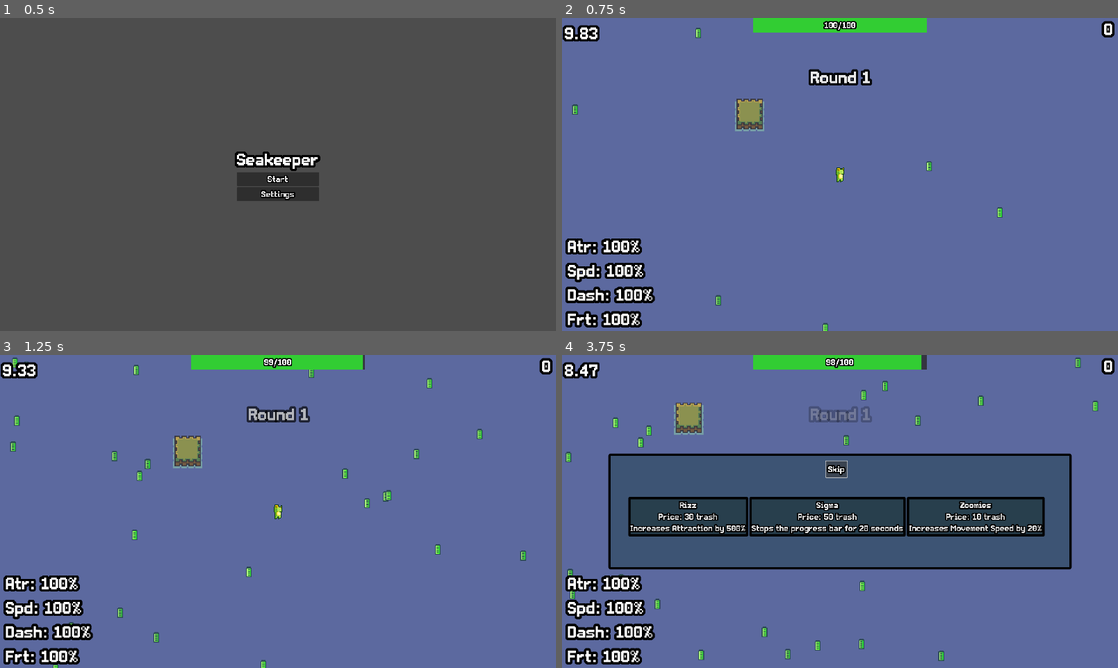
Above: before the commit, frames 1-4 (two rows, left to right).
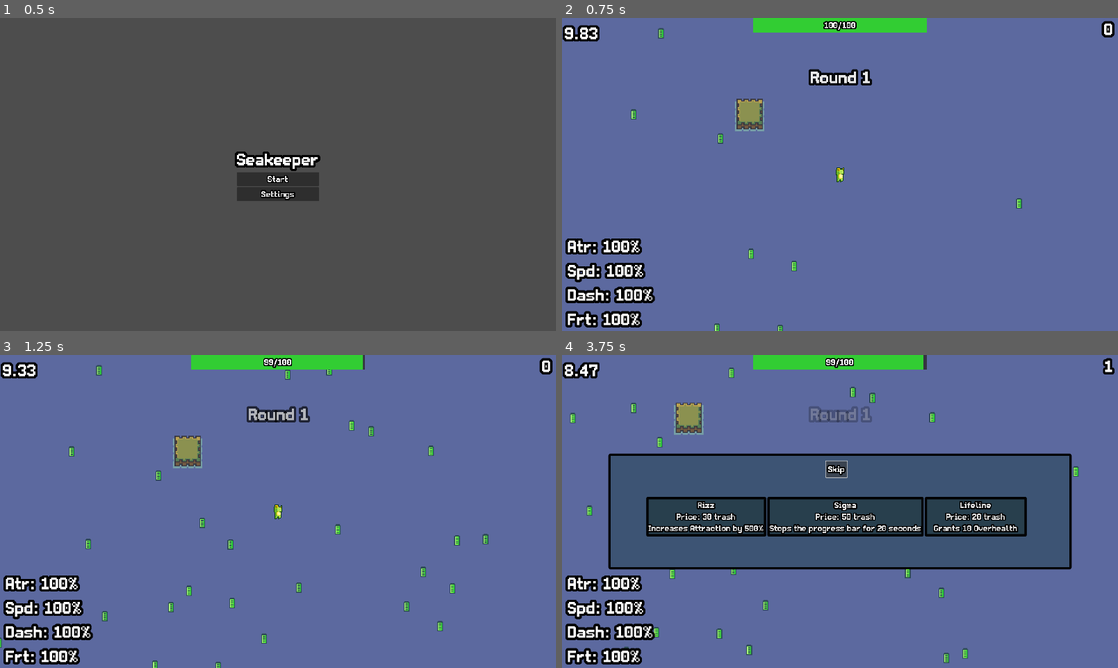
Above: after the commit, the same moments.

Repository: Snabes06/seakeeper
Game: Godot game, scene res://Scenes/StartMenu.tscn
Same seed, same stepped clock (60 frames per second), same inputs: the game is played once before the commit and once after it.
Inputs:
- Up to frame 1 (0.5 s): no input
- Up to frame 2 (0.75 s): click "Start" at 0.5 s
- Up to frame 3 (1.25 s): no input
- Up to frame 4 (3.75 s): hold D (move_right) 1.28-2.03 s; tap Shift (dash) at 1.35, 2.3 s; tap I (open_shop) at 1.52, 1.55, 1.82, 2.1, 2.27, 2.57 s; hold S (move_down) 2.03-2.75 s; click "Skip" at 2.75 s; click "Skip" at 3.5 s

Frame 1 is identical in both runs. In frame 2, 0.4% of the frame differs, in the area x 1-83%, y 3-100%; in frame 3, 1.6%; in frame 4, 4.5%, in the area x 0-100%, y 0-99%.

Commit message:
Some last minute changes
* Made the code more conseqent
* Added rounds (currently the dont change the game in any way, they just exist)

Diff:
--- a/Scenes/Main.tscn
+++ b/Scenes/Main.tscn
@@ -6,7 +6,6 @@
 [ext_resource type="PackedScene" uid="uid://dm6005n22cblh" path="res://Scenes/hud.tscn" id="3_uxkot"]
 [ext_resource type="PackedScene" uid="uid://bcvxigmtrshdr" path="res://Scenes/Item_Spawner.tscn" id="6_ofgik"]
 [ext_resource type="Texture2D" uid="uid://bh4f88olrqwb5" path="res://Resources/forest_/forest_.png" id="7_0hthw"]
-[ext_resource type="PackedScene" uid="uid://dafsvfqkt7vk0" path="res://Scenes/TrashDisposal.tscn" id="7_jw32o"]
 
 [sub_resource type="TileSetAtlasSource" id="TileSetAtlasSource_miwhr"]
 texture = ExtResource("7_0hthw")
@@ -135,6 +134,7 @@
 script = ExtResource("1_oaoul")
 
 [node name="Player" parent="." instance=ExtResource("1_a47ux")]
+HP = 110
 
 [node name="Camera2D" type="Camera2D" parent="Player"]
 zoom = Vector2(3, 3)
@@ -159,10 +159,6 @@
 tile_map_data = PackedByteArray("AADm/xMAAAAHAAYAAADn/xMAAAAHAAYAAADo/xMAAAAHAAYAAADp/xMAAAAHAAYAAADq/xMAAAAHAAYAAADr/x …(2800 unchanged characters)…
 tile_set = SubResource("TileSet_0ohxc")
 
-[node name="TrashDisposal" parent="." instance=ExtResource("7_jw32o")]
-visible = false
-position = Vector2(-104, -74)
-
 [connection signal="addstats" from="Player/Camera2D/HUD" to="Player" method="_update_multipliers"]
 [connection signal="remove" from="Player/Camera2D/HUD" to="Player" method="_remove"]
 
--- a/Scenes/TrashDisposal.tscn
+++ b/Scenes/TrashDisposal.tscn
@@ -1,7 +1,22 @@
-[gd_scene load_steps=4 format=3 uid="uid://dafsvfqkt7vk0"]
+[gd_scene load_steps=4 format=3 uid="uid://4guvfmsvspaf"]
 
 [ext_resource type="Texture2D" uid="uid://cyvcy52uvu4ij" path="res://Resources/v1.2/Icons/Trashbin.png" id="1_g5ns2"]
-[ext_resource type="Script" uid="uid://tmffy25fj5ll" path="res://Scripts/trash_disposal.gd" id="2_8qsia"]
+
+[sub_resource type="GDScript" id="GDScript_g5ns2"]
+script/source = "extends Sprite2D
+
+
+var tossed = false
+
+
+
+@onready var count = $Count
+
+
+func _on_body_entered(body: Node2D) -> void:
+	if body is CharacterBody2D and not tossed:
+		count.text = str(1)
+"
 
 [sub_resource type="CircleShape2D" id="CircleShape2D_g5ns2"]
 
@@ -9,7 +24,7 @@
 position = Vector2(-1.3113e-06, 0)
 texture = ExtResource("1_g5ns2")
 offset = Vector2(0.5, -0.5)
-script = ExtResource("2_8qsia")
+script = SubResource("GDScript_g5ns2")
 
 [node name="DumpTrash" type="Area2D" parent="."]
 
--- a/Scenes/hud.tscn
+++ b/Scenes/hud.tscn
@@ -4,10 +4,10 @@
 [ext_resource type="FontFile" uid="uid://doy0vj2q67a4" path="res://Resources/retro-pixel-thick.otf" id="2_gj7im"]
 [ext_resource type="Texture2D" uid="uid://bh4f88olrqwb5" path="res://Resources/forest_/forest_.png" id="3_eaat0"]
 [ext_resource type="Texture2D" uid="uid://c8ofd60y2x7uk" path="res://Resources/ProgressColor.jpg" id="4_u75k8"]
-[ext_resource type="Script" uid="uid://06tvkthqln85" path="res://Scenes/game_over.gd" id="5_43w4t"]
+[ext_resource type="Script" uid="uid://06tvkthqln85" path="res://Scripts/game_over.gd" id="5_43w4t"]
 [ext_resource type="Script" uid="uid://t5mi6mgb6m57" path="res://Scripts/shop.gd" id="5_hkhr5"]
 [ext_resource type="Texture2D" uid="uid://0w3e25wpiwg4" path="res://Resources/OverlifeColor.png" id="6_36knk"]
-[ext_resource type="Script" uid="uid://biopryr451mj7" path="res://Scenes/rounds.gd" id="7_8jye8"]
+[ext_resource type="Script" uid="uid://biopryr451mj7" path="res://Scripts/rounds.gd" id="7_8jye8"]
 
 [sub_resource type="AtlasTexture" id="AtlasTexture_f43u2"]
 atlas = ExtResource("3_eaat0")
--- a/Scripts/Trash.gd
+++ b/Scripts/Trash.gd
@@ -14,16 +14,16 @@
 func _on_area_2d_body_entered(body: Node2D) -> void:
 	if body.name == "PickupArea" and not collected:
 		body.get_parent().on_trash_collected() # +1 trash
-		_collect_trash(body)
+		collectTrash(body)
 
 # Counts the trash as collected, plays a pickup effect and removes the node from scene tree
-func _collect_trash(body: Node2D):
+func collectTrash(body: Node2D):
 	# Mark as collected to prevent multiple pickups
 	collected = true
 	collision_shape.set_deferred("disabled", true)  # Disable further collisions
-	_add_effects(body)
+	addEffects(body)
 
-func _add_effects(body: Node2D) -> void:
+func addEffects(body: Node2D) -> void:
 	var shrink = create_tween()
 	shrink.tween_property(self, "scale", Vector2(0, 0), 0.2) # Shrink
 	shrink.tween_callback(Callable(self, "queue_free")) # Remove node
--- a/Scripts/hud.gd
+++ b/Scripts/hud.gd
@@ -37,30 +37,30 @@
 # also resulting in the end of the game.
 func _process(delta: float) -> void:
 	current_hp.text = str(roundi(health.value + overlife.value)) + "/" + str(roundi(health.max_value + overlife.max_value))
-	_decay_overlife(delta)
+	decayOverlife(delta)
 	if overlife.value > 0:
-		_remove_from_overlife(delta)
+		removeFromOverlife(delta)
 	else:
-		_remove_from_health(delta)
+		removeFromHealth(delta)
 	if health.value <= 0:
-		_end_game()
+		endGame()
 
 # removes health from player
-func _remove_from_health(delta: float) -> void:
+func removeFromHealth(delta: float) -> void:
 	timer -= delta
 	if timer <= 0:
 		health.value -= damage_x
 		timer = 0.5
 
 # removes overlife health from player *is prioritized so that it is removed first
-func _remove_from_overlife(delta: float) -> void:
+func removeFromOverlife(delta: float) -> void:
 	timer -= delta
 	if timer <= 0:
 		overlife.value -= damage_x
 		timer = 0.5
 
 # decays 1 hp max overlife every 3 seconds
-func _decay_overlife(delta: float) -> void:
+func decayOverlife(delta: float) -> void:
 	decay -= delta
 	if decay <= 0:
 		if overlife.max_value > 0:
@@ -69,14 +69,14 @@
 		decay = 3
 
 # adds player health when picking up trash, will likely be replaced by different system in future updates.
-func update_health() -> void:
+func updateHealth() -> void:
 	if health.value == 100:
 		overlife.value += 1
 	else:
 		health.value += 1
 
 # ends game
-func _end_game() -> void:
+func endGame() -> void:
 	gameover.show() # changes the visibilty of the gameover text to true.
 	get_tree().paused = true # pauses the scenetree.
 
--- a/Scripts/item_spawner.gd
+++ b/Scripts/item_spawner.gd
@@ -11,15 +11,15 @@
 func _ready():
 	randomize()
 
-func spawn_item():
+func spawnItem():
 	if trash_container.get_child_count() >= max_trash:
 		spawn_timer.stop()
 		return
 	var instance = trash_scene.instantiate()  # Instance a piece of trash.
-	instance.global_position = get_random_screen_position()  # Position randomly on the screen.
+	instance.global_position = getRandomScreenPosition()  # Position randomly on the screen.
 	trash_container.add_child(instance) # Adds the node to the scene tree.
 
-func get_random_screen_position() -> Vector2:
+func getRandomScreenPosition() -> Vector2:
 	var x = randf_range(-370, 370) # selects a random x cordinate on screen.
 	var y = randf_range(-250, 250) # selects a random y cordinate on screen.
 	return Vector2(x, y) # returns both x and y as a coordinate/vector.
--- a/Scripts/main.gd
+++ b/Scripts/main.gd
@@ -6,4 +6,4 @@
 func _process(delta: float) -> void:
 	if Input.is_action_just_pressed("escape"):
 		get_tree().change_scene_to_file("res://Scenes/StartMenu.tscn")
-	spawner.spawn_item()
+	spawner.spawnItem()
--- a/Scripts/player.gd
+++ b/Scripts/player.gd
@@ -9,10 +9,10 @@
 @export var DASH_COOLDOWN = 0.5 ## Player dash cooldown
 
 # Multipliers
-var SPEED_MULTI = 1
-var RANGE_MULTI = 1
-var DASH_COOLDOWN_REDUCTION_MULTI = 1
-var TRASH_MULTI = 1
+var speed_multi = 1
+var range_multi = 1
+var dash_cooldown_reduction_multi = 1
+var trash_multi = 1
 
 # Variables
 var IS_DASHING = false
@@ -32,8 +32,8 @@
 # Runs every frame
 func _physics_process(delta: float) -> void:
 	inputs()
-	_dash(delta)
-	_animation_handler()
+	dash(delta)
+	animationHandler()
 	move_and_slide()
 
 # Checks player input, inputs while dashing are ignored
@@ -42,21 +42,21 @@
 		return
 	else:
 		VELOCITY = Input.get_vector("move_left", "move_right", "move_up", "move_down")
-		velocity = VELOCITY.normalized() * MOVEMENT_SPEED * SPEED_MULTI
+		velocity = VELOCITY.normalized() * MOVEMENT_SPEED * speed_multi
 		if Input.is_action_just_pressed("dash") and COOLDOWN_TIMER <= 0:
-			_start_dash()
+			startDash()
 
 # Enables the dash
 # Applies constants, velocity & ghosts to dash
-func _start_dash() -> void:
+func startDash() -> void:
 	IS_DASHING = true
 	DASH_TIMER = DASH_DURATION
-	COOLDOWN_TIMER = DASH_COOLDOWN * DASH_COOLDOWN_REDUCTION_MULTI
-	velocity = VELOCITY.normalized() * DASH_SPEED * SPEED_MULTI
-	_create_ghosts()
+	COOLDOWN_TIMER = DASH_COOLDOWN * dash_cooldown_reduction_multi
+	velocity = VELOCITY.normalized() * DASH_SPEED * speed_multi
+	createGhosts()
 
 # Disables the dash using a timer
-func _dash(delta: float) -> void:
+func dash(delta: float) -> void:
 	if IS_DASHING:
 		DASH_TIMER -= delta
 		if DASH_TIMER <= 0:
@@ -66,7 +66,7 @@
 		COOLDOWN_TIMER -= delta
 
 # Instantiates the dash-ghosts that fade out
-func _create_ghosts() -> void:
+func createGhosts() -> void:
 	for i in range(4):
 		await get_tree().create_timer(0.04).timeout
 		var instance = GHOST.instantiate()
@@ -84,7 +84,7 @@
 			get_parent().add_child(instance)
 
 # Handles animations for movement/dashing
-func _animation_handler() -> void:
+func animationHandler() -> void:
 	if IS_DASHING:
 		animation.speed_scale = 0.5
 		animation.play("dash_jump")
@@ -95,23 +95,26 @@
 		else:
 			animation.play("walk")
 
+# Increments
 func on_trash_collected() -> void:
 	HP += 1
-	TRASH += 1 * TRASH_MULTI
+	TRASH += 1 * trash_multi
 	trash_display.text = str(roundi(TRASH))
-	HUD._add_to_health()
+	HUD.updateHealth()
 
+# Removes trash points based on what was purchased from the shop
 func _remove(cost: Variant) -> void:
 	TRASH -= cost
 	trash_display.text = str(roundi(TRASH))
 
+# Returned signal with the chosen stat increase for the player
 func _update_multipliers(stat: String, percentage: float) -> void:
 	match(stat):
 		"Zoomies":
-			SPEED_MULTI += percentage
+			speed_multi += percentage
 		"Rizz":
 			get_child(2).scale += Vector2(percentage, percentage)
 		"Leg Day":
-			DASH_COOLDOWN_REDUCTION_MULTI *= percentage
+			dash_cooldown_reduction_multi *= percentage
 		"Bountiful":
-			TRASH_MULTI *= percentage
+			trash_multi *= percentage
--- a/Scenes/rounds.gd
+++ b/Scripts/rounds.gd
@@ -12,13 +12,13 @@
 
 func _process(delta: float) -> void:
 	if round_number >= round_count:
-		_endless_mode(delta)
+		endlessMode(delta)
 	else:
-		_normal_rounds(delta)
+		normalRounds(delta)
 
-func _normal_rounds(delta: float) -> void:
+func normalRounds(delta: float) -> void:
 	if self_modulate.a > 0.0:
-		_remove_roundchange(delta)
+		removeRoundChange(delta)
 	timer -= delta
 	$RoundTimer.text = str(snappedf(timer, 0.01))
 	if timer <= 0.0:
@@ -28,9 +28,9 @@
 		text = "Round " + str(round_number)
 		timer = time
 
-func _endless_mode(delta: float) -> void:
+func endlessMode(delta: float) -> void:
 	if self_modulate.a > 0.0:
-		_remove_roundchange(delta)
+		removeRoundChange(delta)
 	timer -= delta
 	$RoundTimer.text = str(snappedf(timer, 0.01))
 	if timer <= 0.0:
@@ -40,5 +40,5 @@
 		text = "Endless Round " + str(round_number - round_count)
 		timer = endless_time
 
-func _remove_roundchange(delta: float) -> void:
+func removeRoundChange(delta: float) -> void:
 	self_modulate.a -= delta/2
--- a/Scripts/shop.gd
+++ b/Scripts/shop.gd
@@ -19,14 +19,14 @@
 # Called when the node enters the scene tree for the first time.
 func _ready() -> void:
 	randomize()
-	_randomize_shop()
+	randomizeShop()
 
 
 # Called every frame. 'delta' is the elapsed time since the previous frame.
 func _process(delta: float) -> void:
-	_open_shop()
+	openShop()
 
-func _randomize_shop() -> void:
+func randomizeShop() -> void:
 	rand1 = randi_range(0, upgrade.size() - 1)
 	var upgrade1 = upgrade[rand1]
 	up1.text = str(upgrade1["Name"]) + "\n" + "Price: " + str(roundi(upgrade1["Cost"] * upgrade_cost_multipliers[rand1])) + " trash\n" + upgrade1["Description"]
@@ -38,7 +38,7 @@
 	up3.text = str(upgrade3["Name"]) + "\n" + "Price: " + str(roundi(upgrade3["Cost"] * upgrade_cost_multipliers[rand3])) + " trash\n" + upgrade3["Description"]
 
 ## Opens the shop when pressing the keybind
-func _open_shop() -> void:
+func openShop() -> void:
 	if Input.is_action_just_pressed("open_shop"):
 		if visible == false:
 			visible = true
@@ -49,4 +49,4 @@
 
 
 func _on_skip_pressed() -> void:
-	_randomize_shop()
+	randomizeShop()
--- a/Scripts/trash_disposal.gd
+++ /dev/null
@@ -1,13 +0,0 @@
-extends Sprite2D
-
-
-var tossed = false
-
-
-
-@onready var count = $Count
-
-
-func _on_body_entered(body: Node2D) -> void:
-	if body is CharacterBody2D and not tossed:
-		count.text = str(1)
Not shown: 1 places in Scenes/Main.tscn that only renumber resources
Renamed: Scenes/game_over.gd -> Scripts/game_over.gd
Renamed: Scenes/game_over.gd.uid -> Scripts/game_over.gd.uid
Renamed: Scenes/rounds.gd.uid -> Scripts/rounds.gd.uid
Not shown, removed: Scripts/trash_disposal.gd.uid
